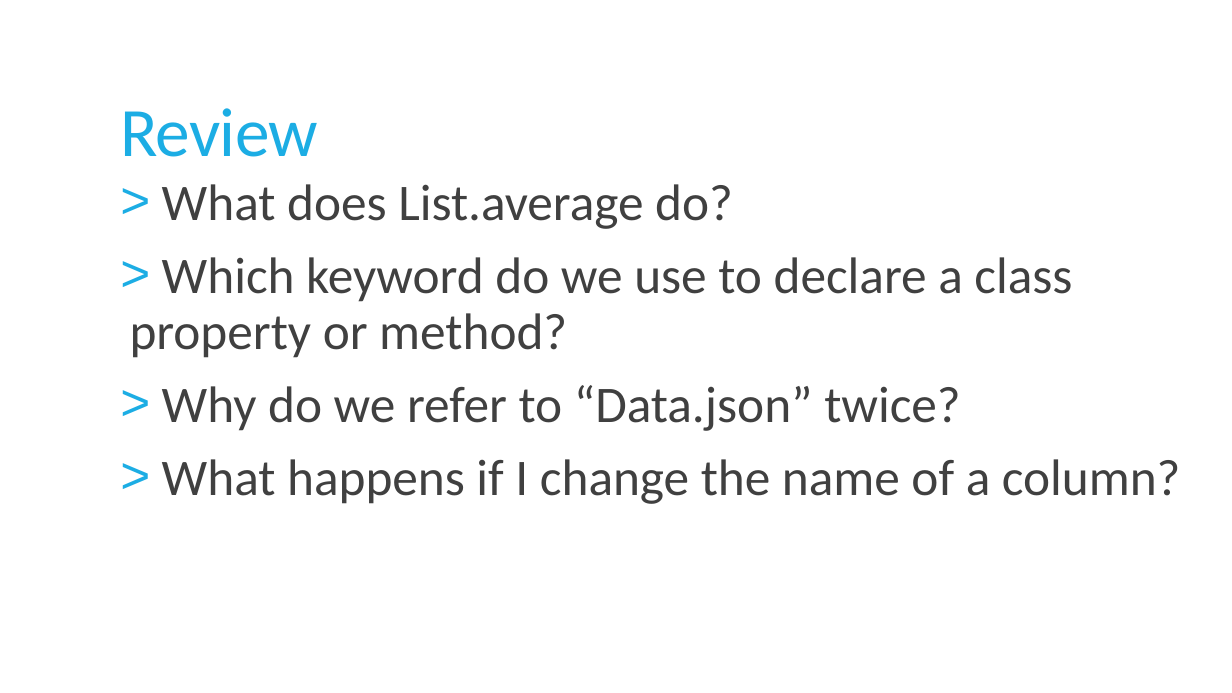
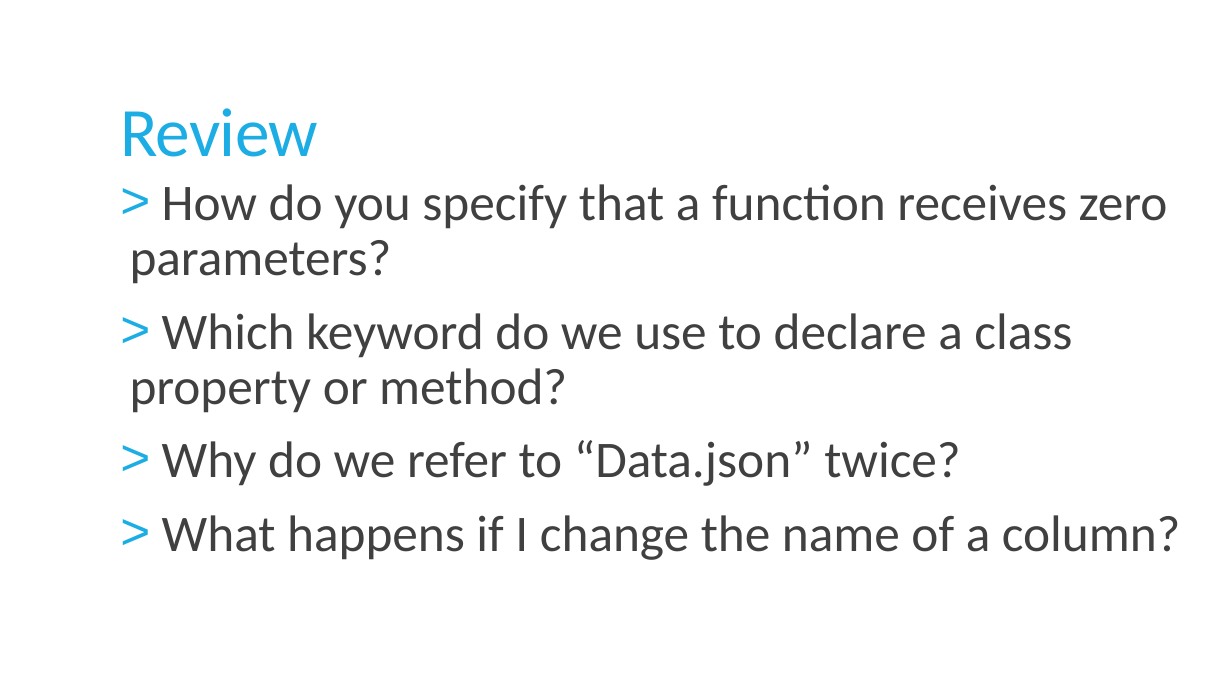
Before and after one commit to jorgef/fsharpworkshop, a slide deck: slide 75 of FSharpWorkshop_Slides.pptx. Drawn at 1232x693 pixels with LibreOffice and Linux fonts; fonts in the diff are those of the drawing. Boxes give left, top, right and bottom in pixels: in the first picture for what was removed or moved away, otherwise in the second. Text is boxed around its words. In the diff, an @@ line names an element or a change of style, - is before the commit and + after.

```diff
--- a/FSharpWorkshop_Slides.pptx
+++ b/FSharpWorkshop_Slides.pptx
@@ text at (130,184,1168,284): text changed @@
-> What does List.average do?
+> How do you specify that a function receives zero parameters?
```
Also in this commit, not shown: 2 other slides changed, 3 other files.
